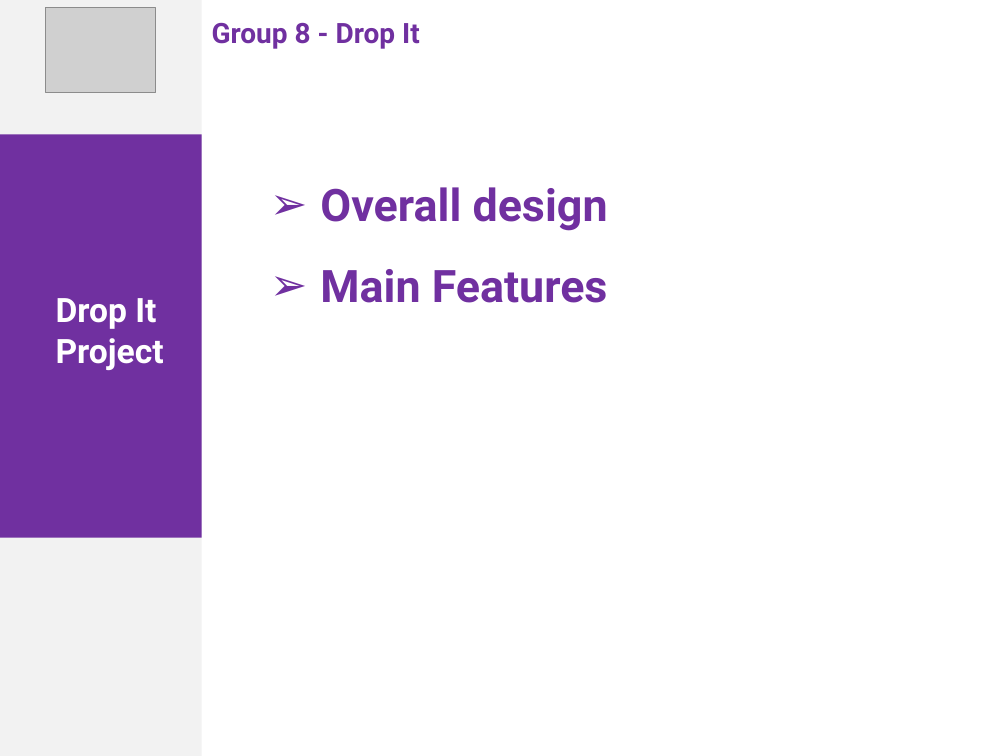
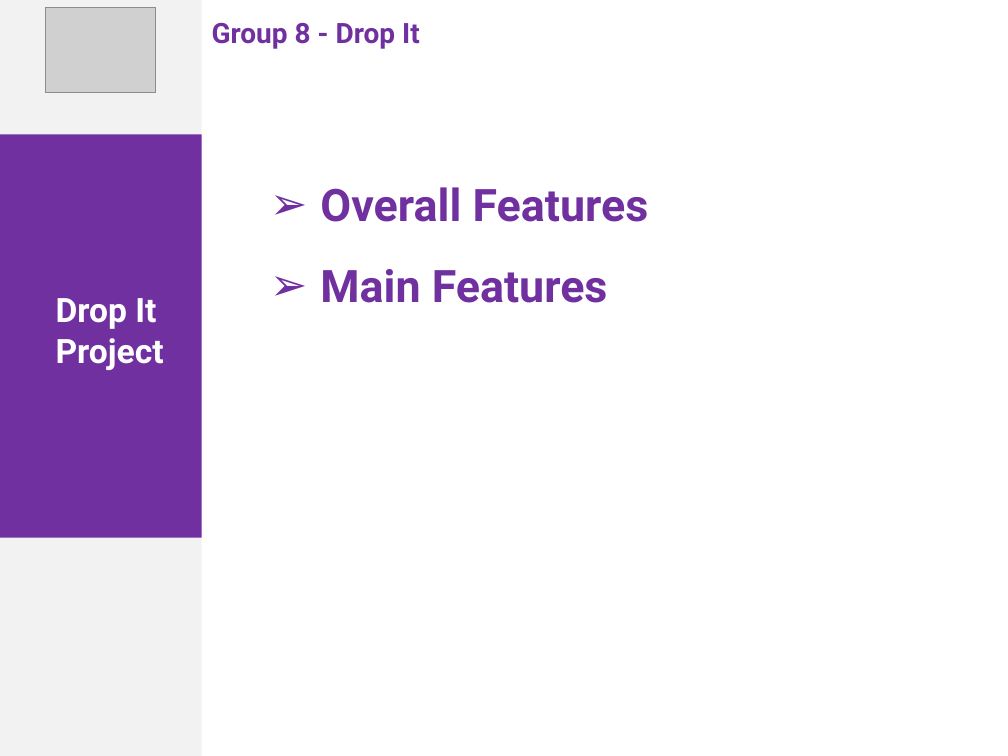
Before and after one commit to phonglk/fptu_capstone, a slide deck: slide 8 of Document/Present.pptx. Drawn at 1008x756 pixels with LibreOffice and Linux fonts; fonts in the diff are those of the drawing; grey boxes stand for pictures. Boxes give left, top, right and bottom in pixels: in the first picture for what was removed or moved away, otherwise in the second. Text is boxed around its words. In the diff, an @@ line names an element or a change of style, - is before the commit and + after.

```diff
--- a/Document/Present.pptx
+++ b/Document/Present.pptx
@@ text at (320, 187, 649, 222): text changed @@
-➢ Overall design
+➢ Overall Features
```
Also in this commit, not shown: 12 other slides changed.
